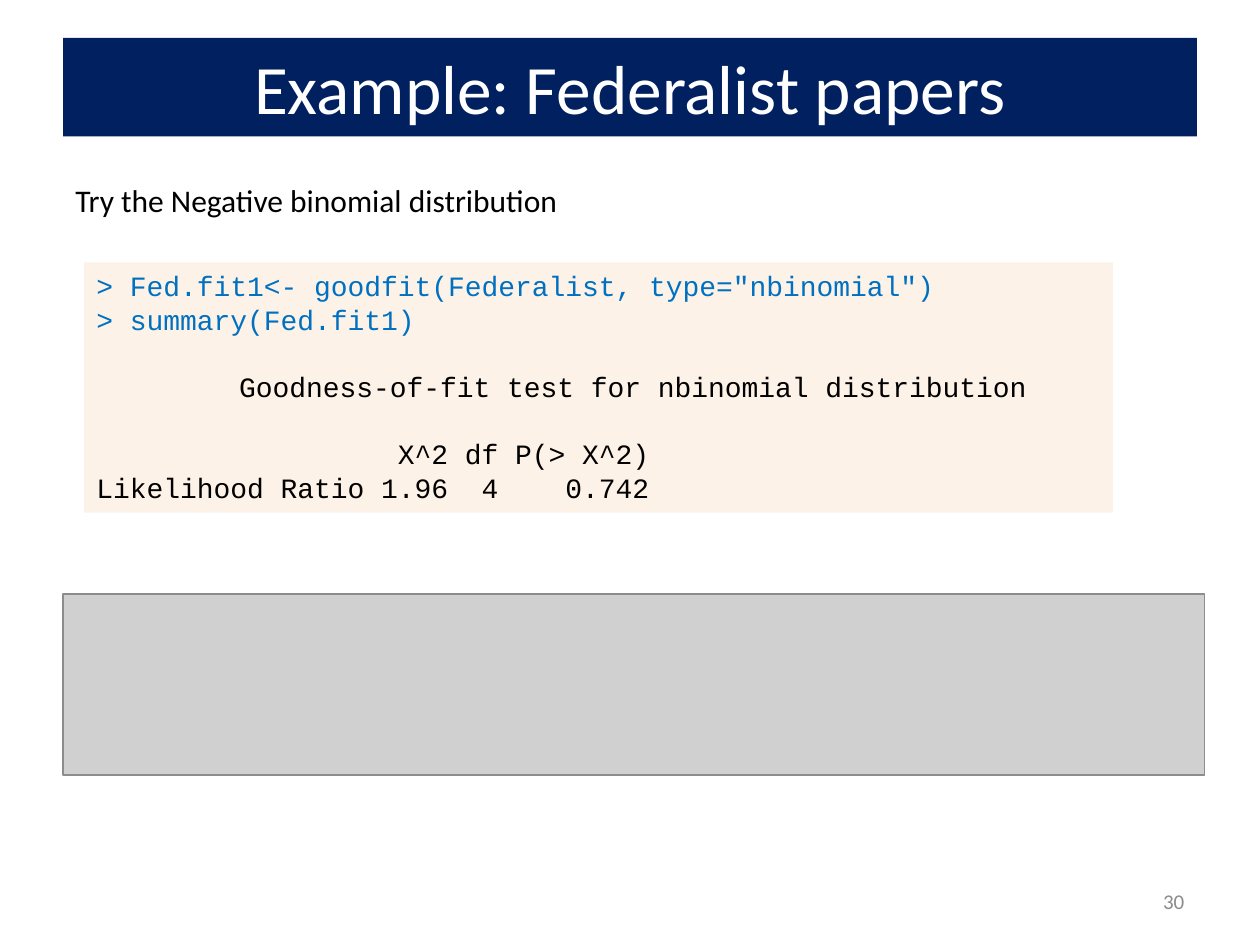
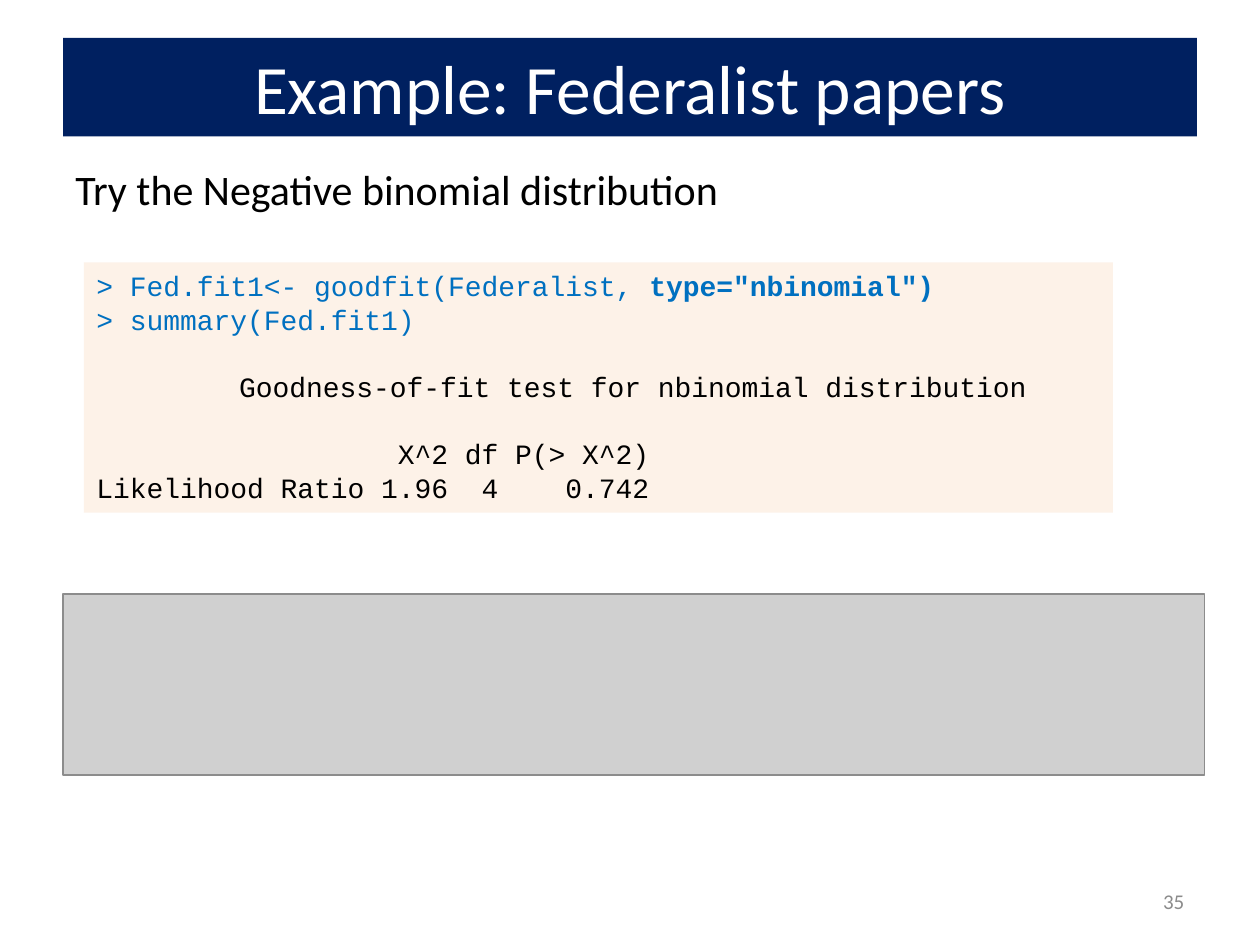
Before and after one commit to friendly/psy6136, a slide deck: slide 35 of docs/lectures/02-Discrete.pptx (slide 30 before the commit). Drawn at 1260x945 pixels with LibreOffice and Linux fonts; fonts in the diff are those of the drawing; grey boxes stand for pictures. Boxes give left, top, right and bottom in pixels: in the first picture for what was removed or moved away, otherwise in the second. Text is boxed around its words. In the diff, an @@ line names an element or a change of style, - is before the commit and + after.

```diff
--- a/docs/lectures/02-Discrete.pptx
+++ b/docs/lectures/02-Discrete.pptx
@@ text "Try the Negative binomial distribution": place and size @@
-text "Try the Negative binomial distribution" at (75,190,557,218)
+text "Try the Negative binomial distribution" at (75,175,718,213)
@@ text "Try the Negative binomial distribution" at (75,175,718,213): size 18 to 24 pt @@
@@ text in rectangle at (130,276,934,302): bold on in "type="nbinomial")" @@
@@ page number at (1163,895,1184,909): text changed @@
-30
+35
```
Also in this commit, not shown: 11 other slides changed, 5 slides added, 11 other files.
